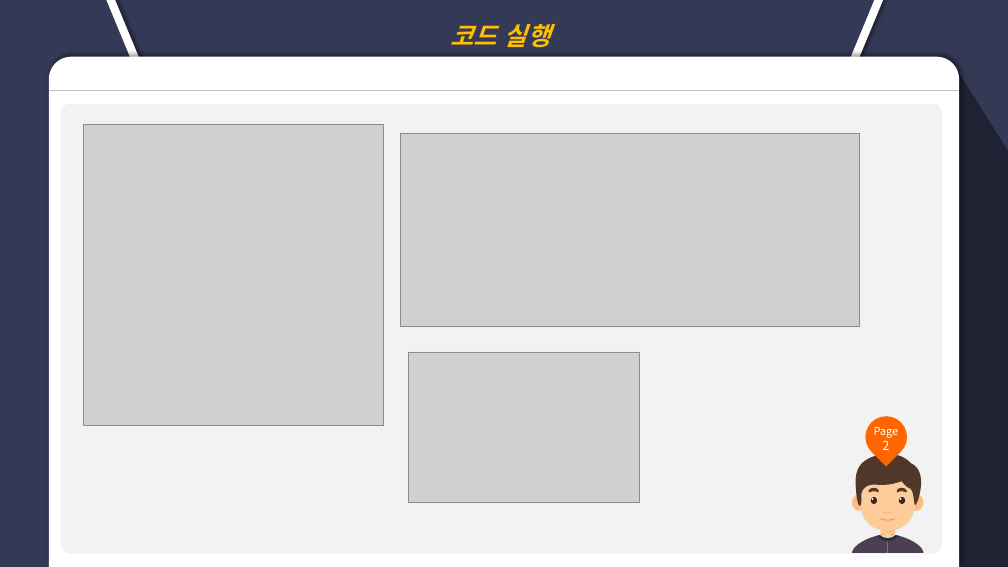
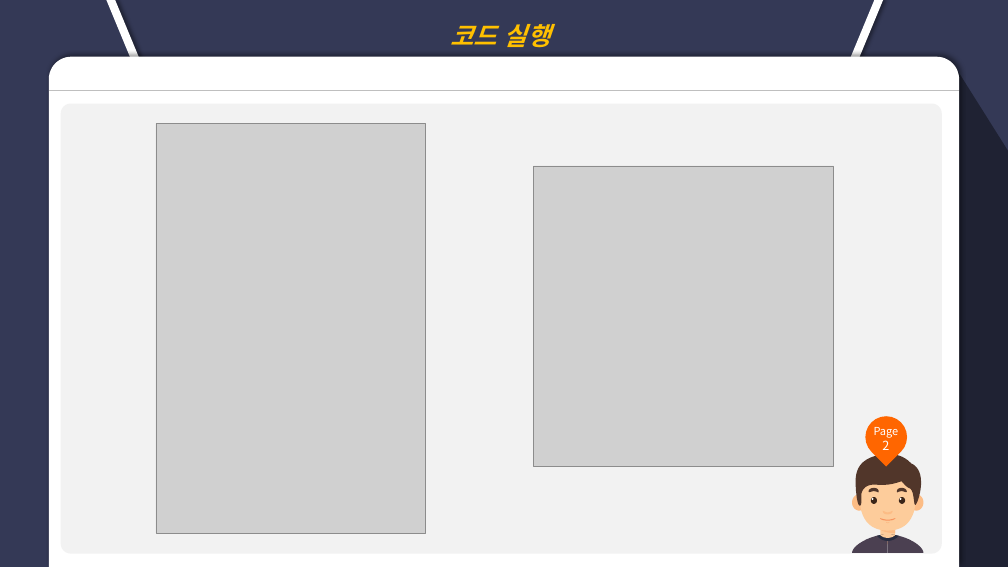
Before and after one commit to chenzijian0/Linux_SnakeGame, a slide deck: slide 9 of Snake_game.pptx (slide 8 before the commit). Drawn at 1008x567 pixels with LibreOffice and Linux fonts; fonts in the diff are those of the drawing; grey boxes stand for pictures. Boxes give left, top, right and bottom in pixels: in the first picture for what was removed or moved away, otherwise in the second. Text is boxed around its words. In the diff, an @@ line names an element or a change of style, - is before the commit and + after.

```diff
--- a/Snake_game.pptx
+++ b/Snake_game.pptx
@@ picture: place and size @@
-picture at bbox=[84, 125, 384, 426]
+picture at bbox=[156, 123, 425, 533]
@@ picture removed at bbox=[400, 134, 859, 327] @@
@@ picture added at bbox=[534, 166, 834, 467] @@
@@ picture removed at bbox=[409, 352, 640, 503] @@
```
Also in this commit, not shown: 8 other slides changed, 3 slides added, 5 other files.
